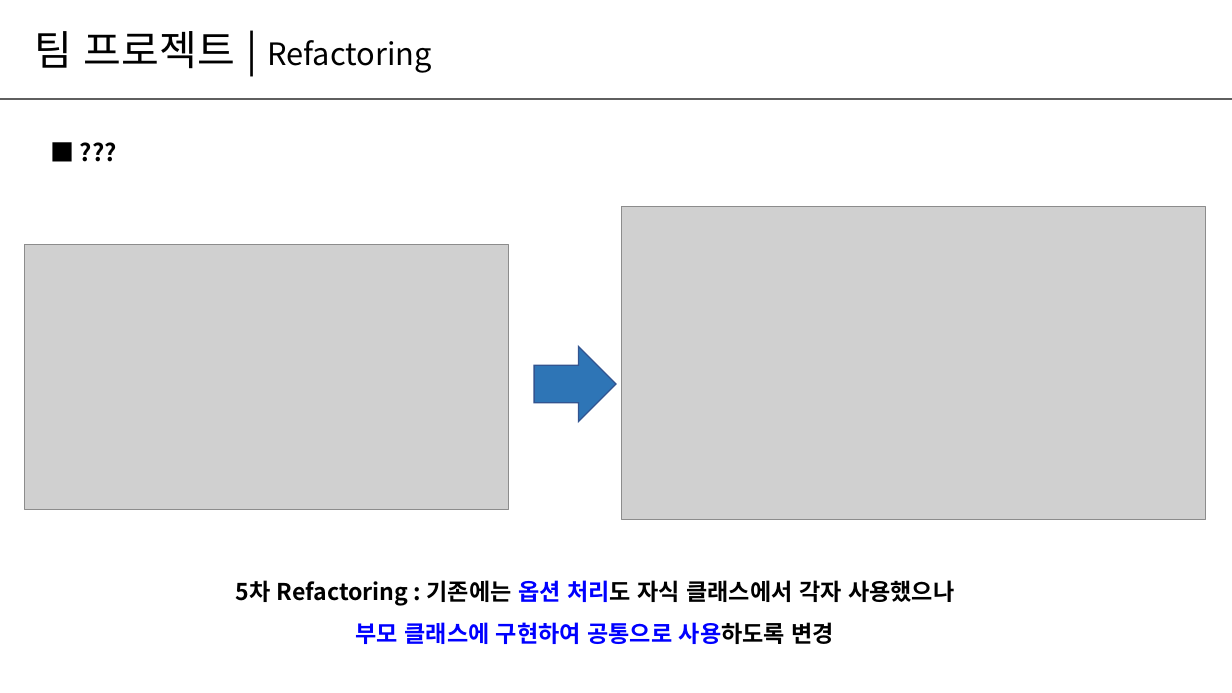
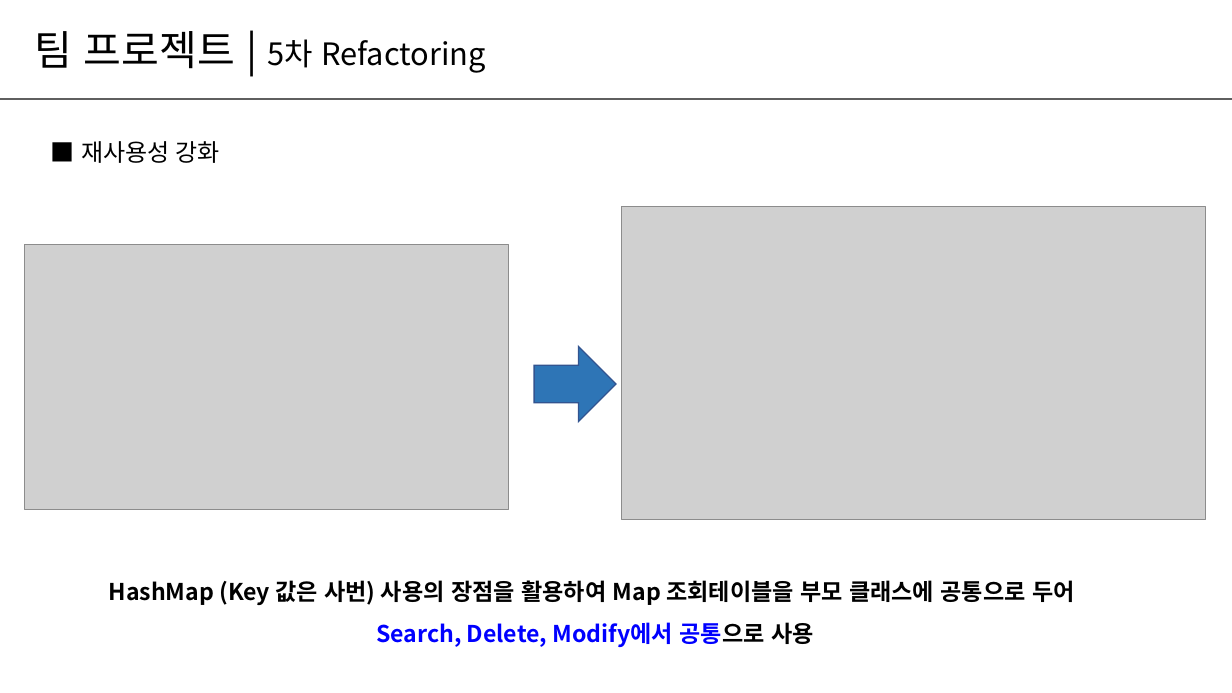
Before and after one commit to wjoongkim/Easy, a slide deck: slide 10 of 팀프로젝트_Easy팀_발표.pptx. Drawn at 1232x693 pixels with LibreOffice and Linux fonts; fonts in the diff are those of the drawing; grey boxes stand for pictures. Boxes give left, top, right and bottom in pixels: in the first picture for what was removed or moved away, otherwise in the second. Text is boxed around its words. In the diff, an @@ line names an element or a change of style, - is before the commit and + after.

```diff
--- a/팀프로젝트_Easy팀_발표.pptx
+++ b/팀프로젝트_Easy팀_발표.pptx
@@ text at <box>35,31,486,73</box>: text changed @@
-팀 프로젝트 | Refactoring
+팀 프로젝트 | 5차 Refactoring
@@ text at <box>81,141,220,163</box>: text changed; bold off @@
-■ ???
+■ 재사용성 강화
@@ text at <box>219,580,1026,647</box>: text changed @@
-5차 Refactoring : 기존에는 옵션 처리도 자식 클래스에서 각자 사용했으나
-부모 클래스에 구현하여 공통으로 사용하도록 변경
+HashMap (Key 값은 사번) 사용의 장점을 활용하여 Map 조회테이블을 부모 클래스에 공통으로 두어
+Search, Delete, Modify에서 공통으로 사용
```
Also in this commit, not shown: 6 other slides changed.
